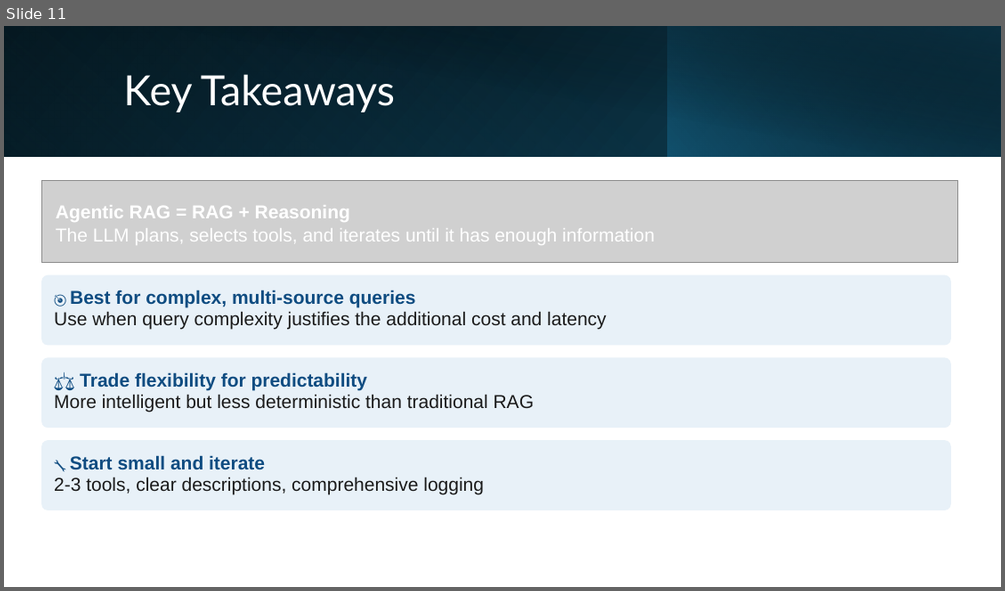
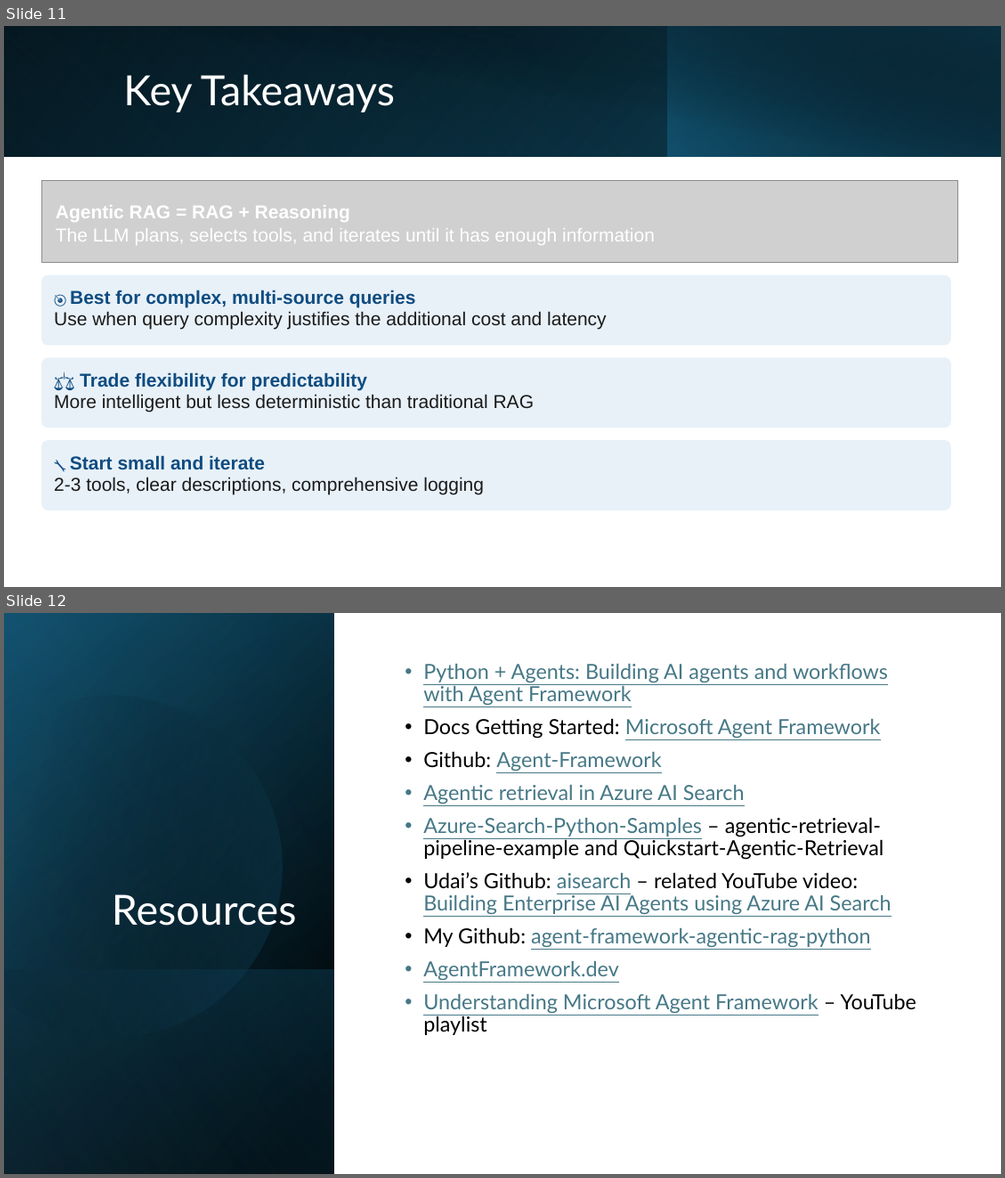
Before and after one commit to AgentFrameworkDev/agent-framework-dev-day, a slide deck: labs/assets/AgenticRAG.pptx. Shown one above the other, each under a label of ours: slide 11 before the commit, slides 11 and 12 after it. The pictures are 1005x591 and 1005x1178 pixels, drawn with LibreOffice and Linux fonts; fonts in the diff are those of the drawing; grey boxes stand for pictures. Boxes give left, top, right and bottom in pixels: in the first picture for what was removed or moved away, otherwise in the second. Text is boxed around its words. In the diff, an @@ line names an element or a change of style, - is before the commit and + after.

Commit message:
added resources

```diff
--- a/labs/assets/AgenticRAG.pptx
+++ b/labs/assets/AgenticRAG.pptx
@@ slide 12 added at (4, 613, 1001, 1174), background #FFFFFF @@
@@ rectangle added at (4, 613, 1001, 1174), fill #FFFFFF @@
@@ rectangle added at (4, 613, 334, 1174), fill gradient #000000 to #104862 @@
@@ rectangle added at (4, 614, 334, 1174), fill gradient #000000 to #156082 @@
@@ rectangle added at (4, 613, 334, 1173), fill gradient #000000 to #46B1E1 @@
@@ freeform shape added at (4, 655, 324, 1071), fill gradient #000000 to #156082 @@
@@ text added at (423, 664, 917, 1035), 20 pt, text #467886, underline @@
+• Python + Agents: Building AI agents and workflows with Agent Framework
+• Docs Getting Started: Microsoft Agent Framework
+• Github: Agent-Framework
+• Agentic retrieval in Azure AI Search
+• Azure-Search-Python-Samples – agentic-retrieval-pipeline-example and Quickstart-Agentic-Retrieval
+• Udai’s Github: aisearch – related YouTube video: Building Enterprise AI Agents using Azure AI Search
+• My Github: agent-framework-agentic-rag-python
+• AgentFramework.dev
+• Understanding Microsoft Agent Framework – YouTube playlist
@@ title added at (112, 894, 297, 925), 40 pt, text #FFFFFF @@
+Resources
@@ rectangle added at (4, 969, 334, 1174), fill gradient #156082 to #000000 @@
```
